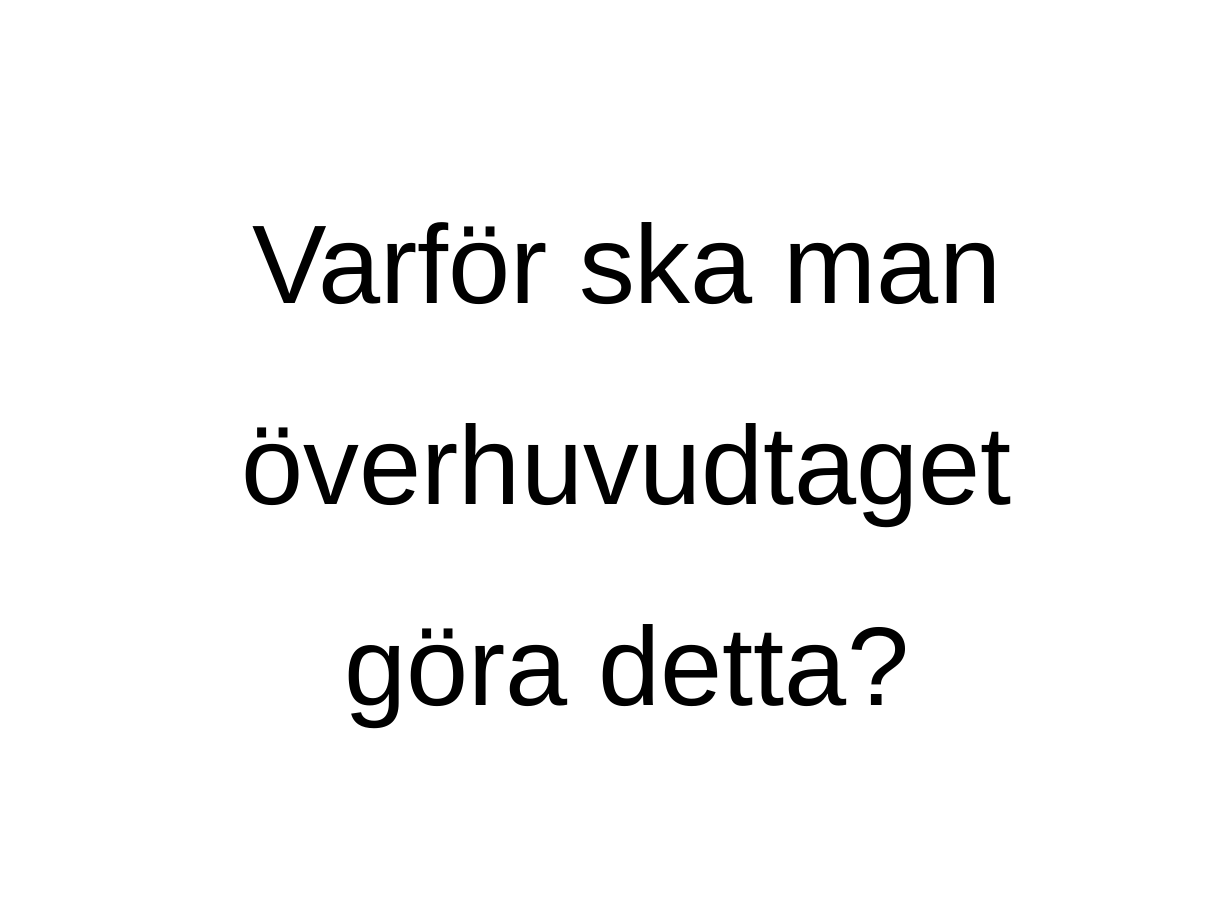
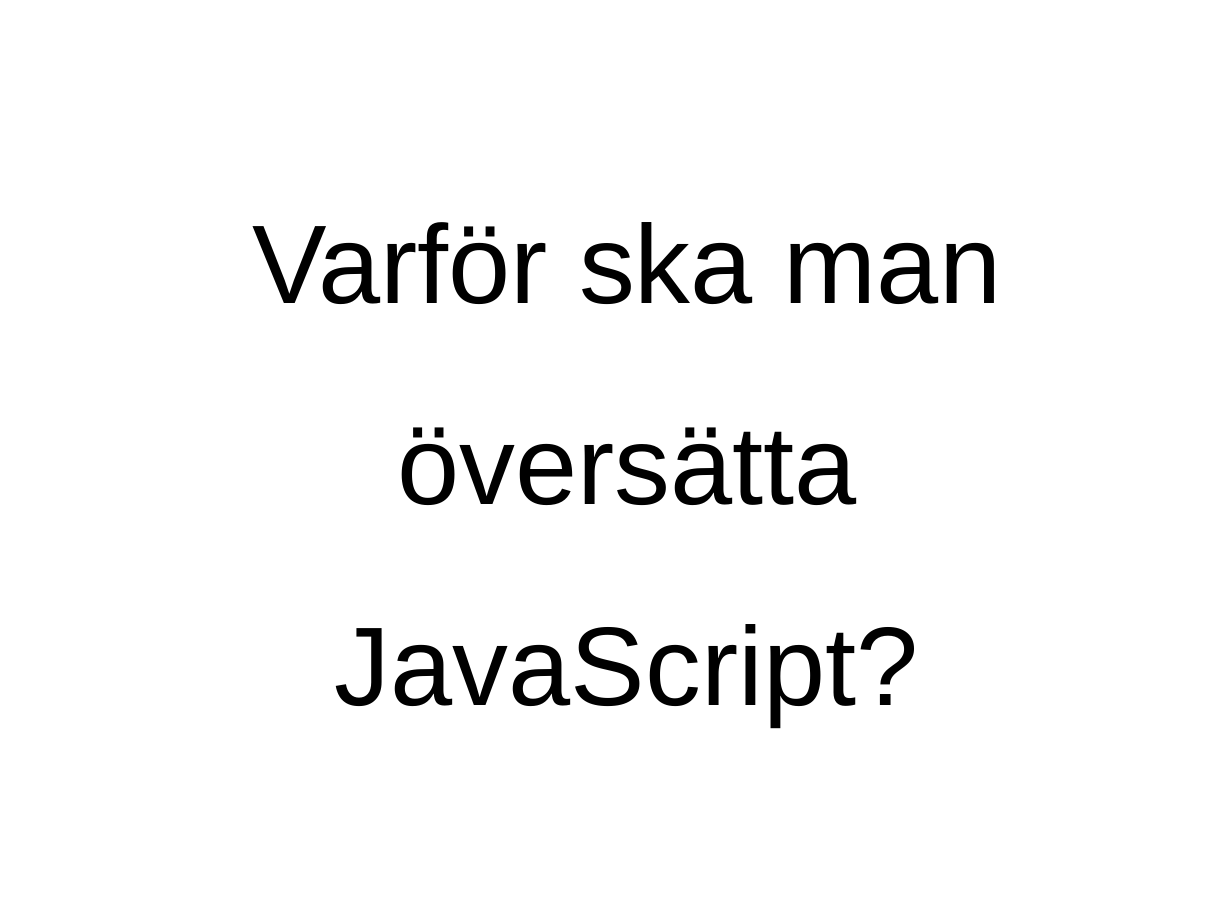
Before and after one commit to evilcandybag/JSHC, a slide deck: slide 11 of report/presentation.ppt (slide 12 before the commit). Drawn at 1232x924 pixels with LibreOffice and Linux fonts; fonts in the diff are those of the drawing. Boxes give left, top, right and bottom in pixels: in the first picture for what was removed or moved away, otherwise in the second. Text is boxed around its words. In the diff, an @@ line names an element or a change of style, - is before the commit and + after.

```diff
--- a/report/presentation.ppt
+++ b/report/presentation.ppt
@@ text at box(252, 222, 1001, 725): text changed @@
-Varför ska man överhuvudtaget göra detta?
+Varför ska man översätta JavaScript?
```
Also in this commit, not shown: 12 other slides changed, 9 slides added, 1 slide removed, 2 other files.
